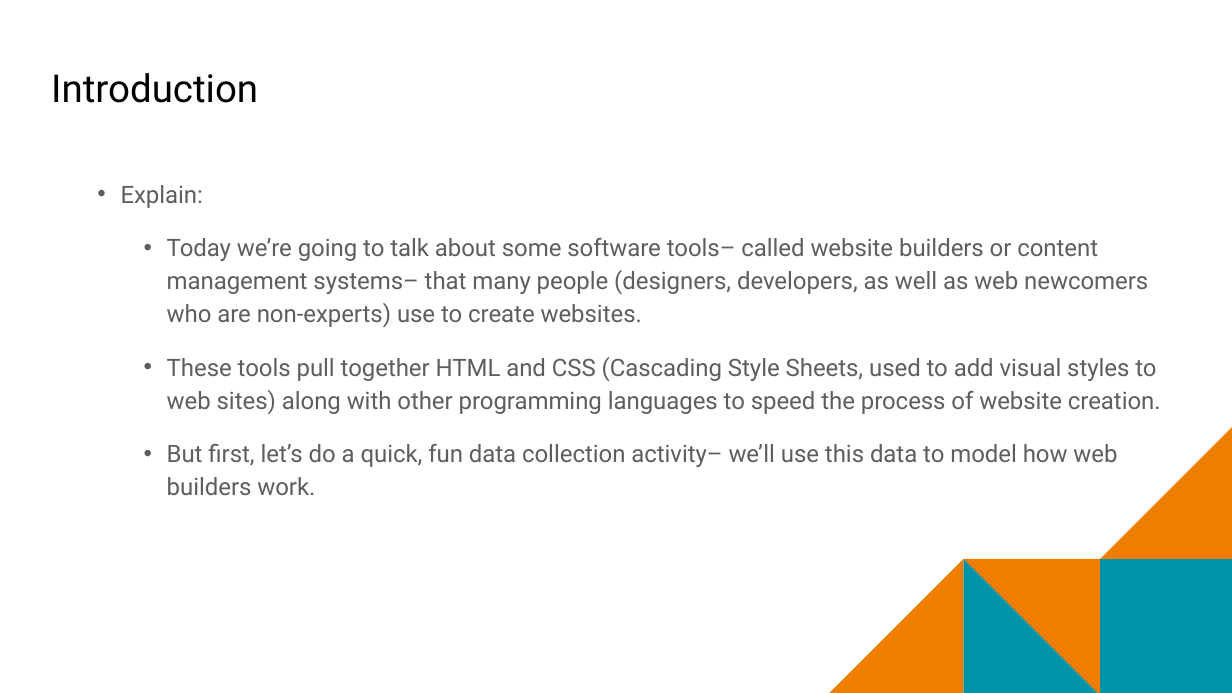
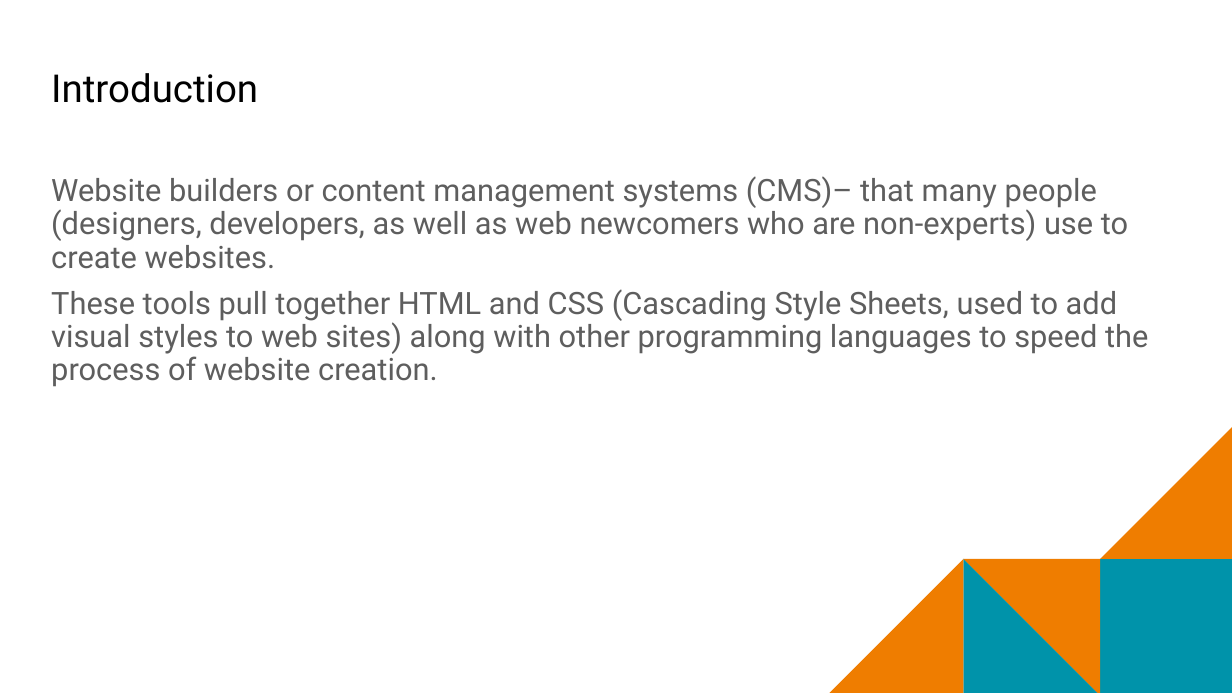
Before and after one commit to mr-eggleton/web-lit-core, a slide deck: slide 4 of final ppt/10-web-builders.pptx. Drawn at 1232x693 pixels with LibreOffice and Linux fonts; fonts in the diff are those of the drawing; background and template pictures are left out. Boxes give left, top, right and bottom in pixels: in the first picture for what was removed or moved away, otherwise in the second. Text is boxed around its words. In the diff, an @@ line names an element or a change of style, - is before the commit and + after.

Commit message:
08, 09, 10 styled

```diff
--- a/final ppt/10-web-builders.pptx
+++ b/final ppt/10-web-builders.pptx
@@ text at (51,176,1128,269): text changed; size 18.7 to 24 pt @@
-  • Explain:
-    • Today we’re going to talk about some software tools– called website builders or content management systems– that many people (designers, developers, as well as web newcomers who are non-experts) use to create websites.
+Website builders or content management systems (CMS)– that many people (designers, developers, as well as web newcomers who are non-experts) use to create websites.
@@ text at (51,289,1148,387): size 18.7 to 24 pt in "These tools pull together HTML and CSS ..."; bullet • to none; list level 3 to 1 in "These tools pull together HTML ..."; line spacing 1.15 to 0.9 @@
@@ text at (167,444,1117,495): paragraph removed @@
-    • But first, let’s do a quick, fun data collection activity– we’ll use this data to model how web builders work.
```
Also in this commit, not shown: 5 other slides changed, 10 slides added, 2 other files.
